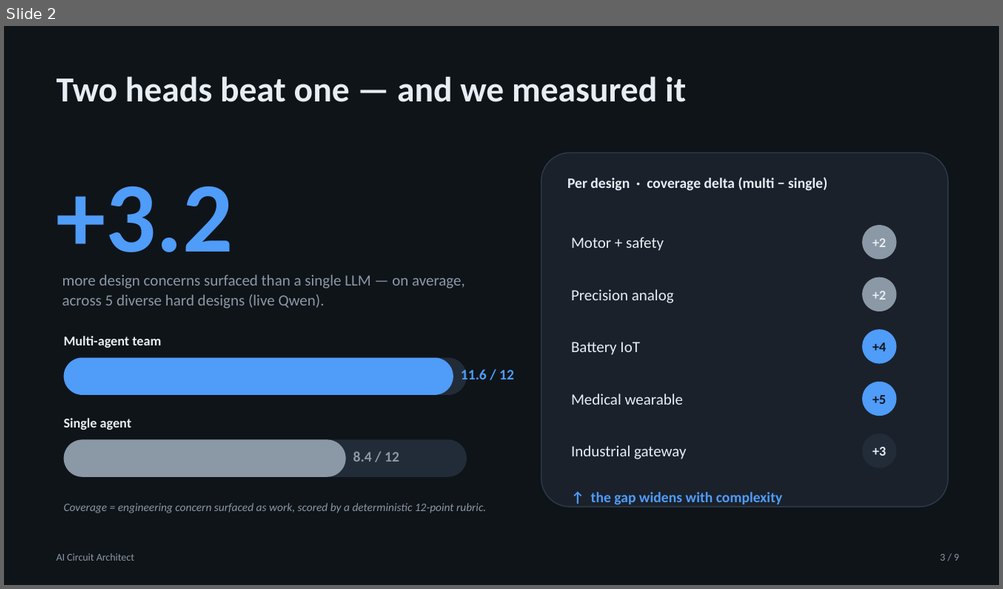
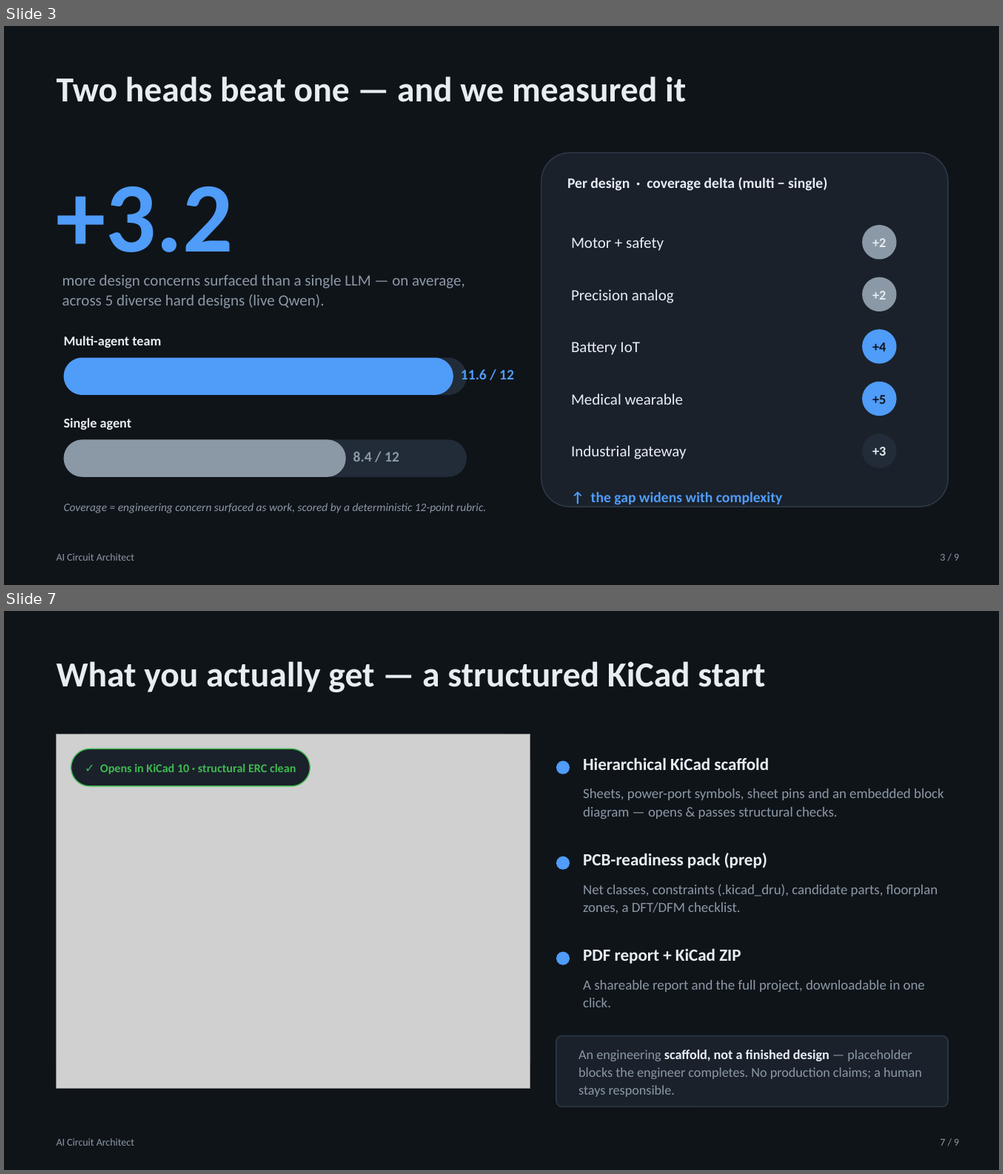
Before and after one commit to deimosmuc/aica_qwen, a slide deck: deck/AI_Circuit_Architect.pptx. Shown one above the other, each under a label of ours: slide 2 before the commit, slides 3 and 7 after it; the slides between them are not shown. The pictures are 1003x589 and 1003x1174 pixels, drawn with LibreOffice and Linux fonts; fonts in the diff are those of the drawing; grey boxes stand for pictures. Boxes give left, top, right and bottom in pixels: in the first picture for what was removed or moved away, otherwise in the second. Text is boxed around its words. In the diff, an @@ line names an element or a change of style, - is before the commit and + after.

```diff
--- a/deck/AI_Circuit_Architect.pptx
+++ b/deck/AI_Circuit_Architect.pptx
@@ slide 7 added at (x1=4, y1=611, x2=999, y2=1170), background #FFFFFF @@
@@ rectangle added at (x1=4, y1=611, x2=999, y2=1170), fill #0F1419 @@
@@ text added at (x1=57, y1=661, x2=765, y2=692), 34 pt, text #E6EDF3, bold @@
+What you actually get — a structured KiCad start
@@ rounded rectangle added at (x1=57, y1=734, x2=530, y2=1088), fill #222C38, outline #2D3A48 1 pt @@
@@ picture added at (x1=57, y1=734, x2=530, y2=1088) @@
@@ rounded rectangle added at (x1=71, y1=749, x2=310, y2=786), fill #1A212B, outline #3FB950 1 pt @@
@@ text added at (x1=100, y1=763, x2=296, y2=775), 11.5 pt, text #3FB950, bold @@
+✓ Opens in KiCad 10 · structural ERC clean
@@ ellipse added at (x1=556, y1=761, x2=569, y2=775), fill #4F9CF9 @@
@@ text added at (x1=583, y1=758, x2=768, y2=770), 16.5 pt, text #E6EDF3, bold @@
+Hierarchical KiCad scaffold
@@ text added at (x1=583, y1=789, x2=944, y2=819), 13.5 pt, text #8B98A5 @@
+Sheets, power-port symbols, sheet pins and an embedded block diagram — opens & passes structural checks.
@@ text added at (x1=583, y1=853, x2=768, y2=869), 16.5 pt, text #E6EDF3, bold @@
+PCB-readiness pack (prep)
@@ ellipse added at (x1=556, y1=857, x2=569, y2=870), fill #4F9CF9 @@
@@ text added at (x1=583, y1=884, x2=937, y2=914), 13.5 pt, text #8B98A5 @@
+Net classes, constraints (.kicad_dru), candidate parts, floorplan zones, a DFT/DFM checklist.
@@ ellipse added at (x1=556, y1=952, x2=569, y2=965), fill #4F9CF9 @@
@@ text added at (x1=583, y1=948, x2=740, y2=964), 16.5 pt, text #E6EDF3, bold @@
+PDF report + KiCad ZIP
@@ text added at (x1=583, y1=980, x2=925, y2=1008), 13.5 pt, text #8B98A5 @@
+A shareable report and the full project, downloadable in one click.
@@ rounded rectangle added at (x1=556, y1=1037, x2=948, y2=1107), fill #1A212B, outline #2D3A48 1 pt @@
@@ text added at (x1=578, y1=1050, x2=922, y2=1097), 13 pt, text #8B98A5 @@
+An engineering scaffold, not a finished design — placeholder blocks the engineer completes. No production claims; a human stays responsible.
@@ text added at (x1=57, y1=1139, x2=134, y2=1146), 10 pt, text #8B98A5 @@
+AI Circuit Architect
@@ text added at (x1=939, y1=1139, x2=959, y2=1146), 10 pt, text #8B98A5 @@
+7 / 9
@@ what was slide 2 is now slide 3 @@
```
Also in this commit, not shown: 2 slides changed, 5 other slides added, 15 other files.
